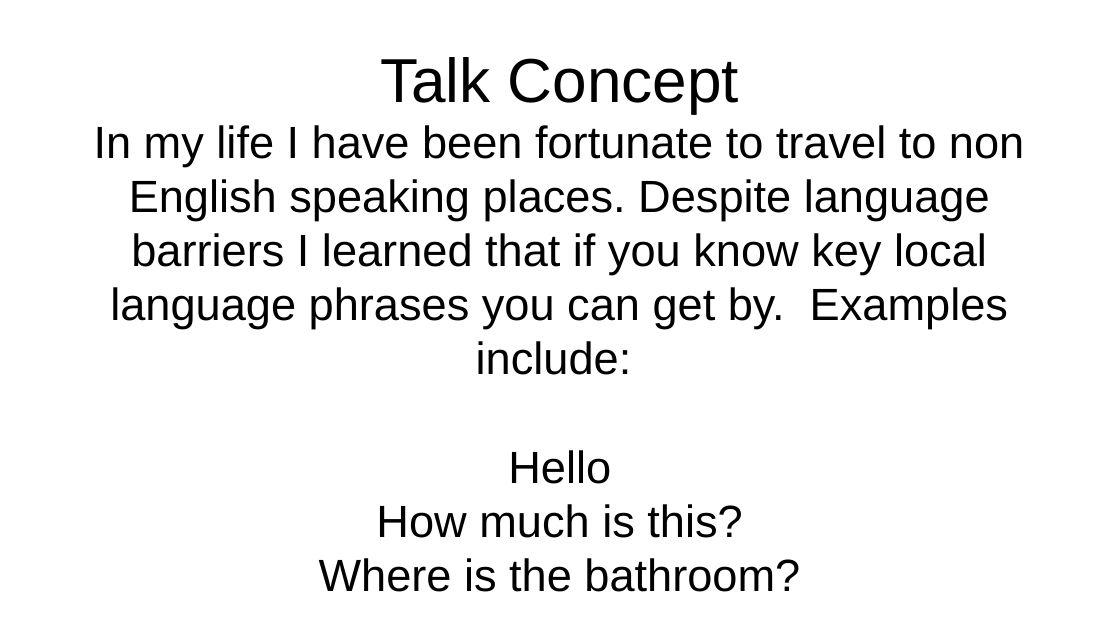
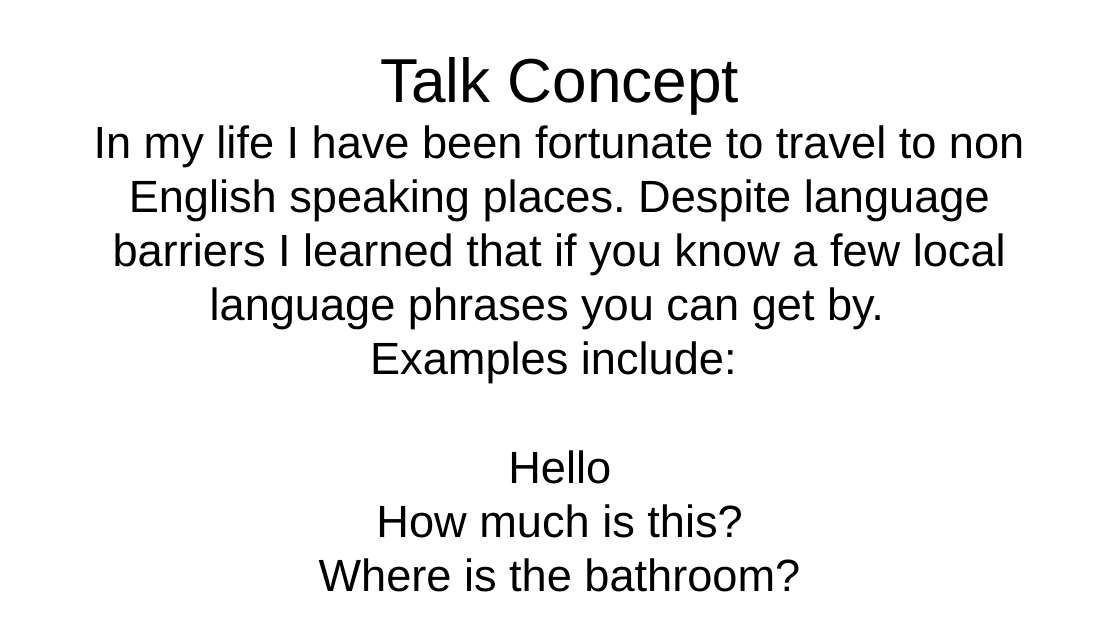
Before and after one commit to flintiii/TenStatementGit, a slide deck: slide 6 of vm_workshop_presentation.odp (slide 7 before the commit). Drawn at 1120x630 pixels with LibreOffice and Linux fonts; fonts in the diff are those of the drawing. Boxes give left, top, right and bottom in pixels: in the first picture for what was removed or moved away, otherwise in the second. Text is boxed around its words. In the diff, an @@ line names an element or a change of style, - is before the commit and + after.

```diff
--- a/vm_workshop_presentation.odp
+++ b/vm_workshop_presentation.odp
@@ subtitle at bbox=[94, 125, 1024, 383]: text changed @@
-In my life I have been fortunate to travel to non English speaking places. Despite language barriers I learned that if you know key local language phrases you can get by. Examples include:
+In my life I have been fortunate to travel to non English speaking places. Despite language barriers I learned that if you know a few local language phrases you can get by.
+Examples include:
```
Also in this commit, not shown: 23 other slides changed, 5 slides added, 7 slides removed.
